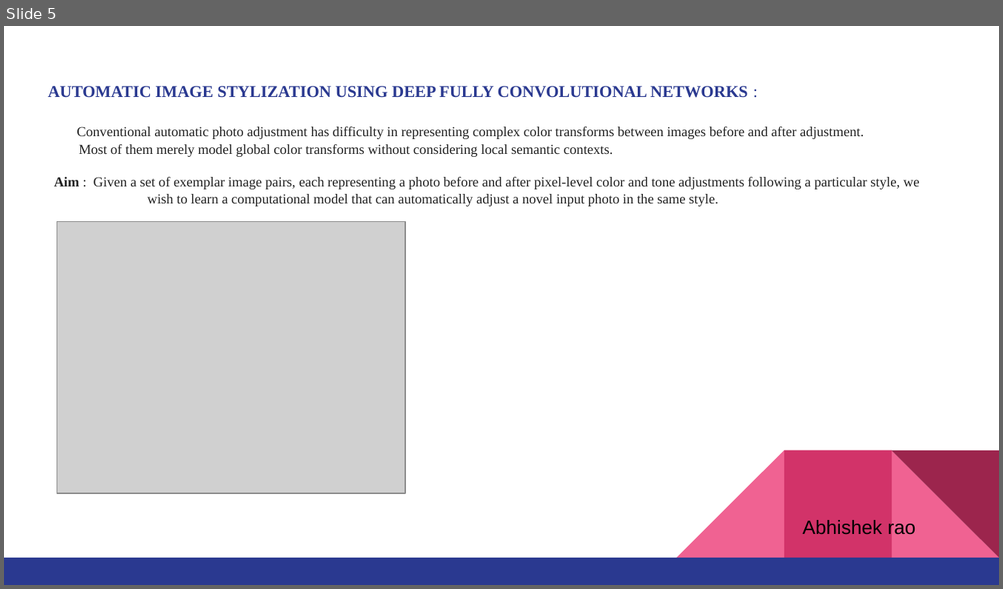
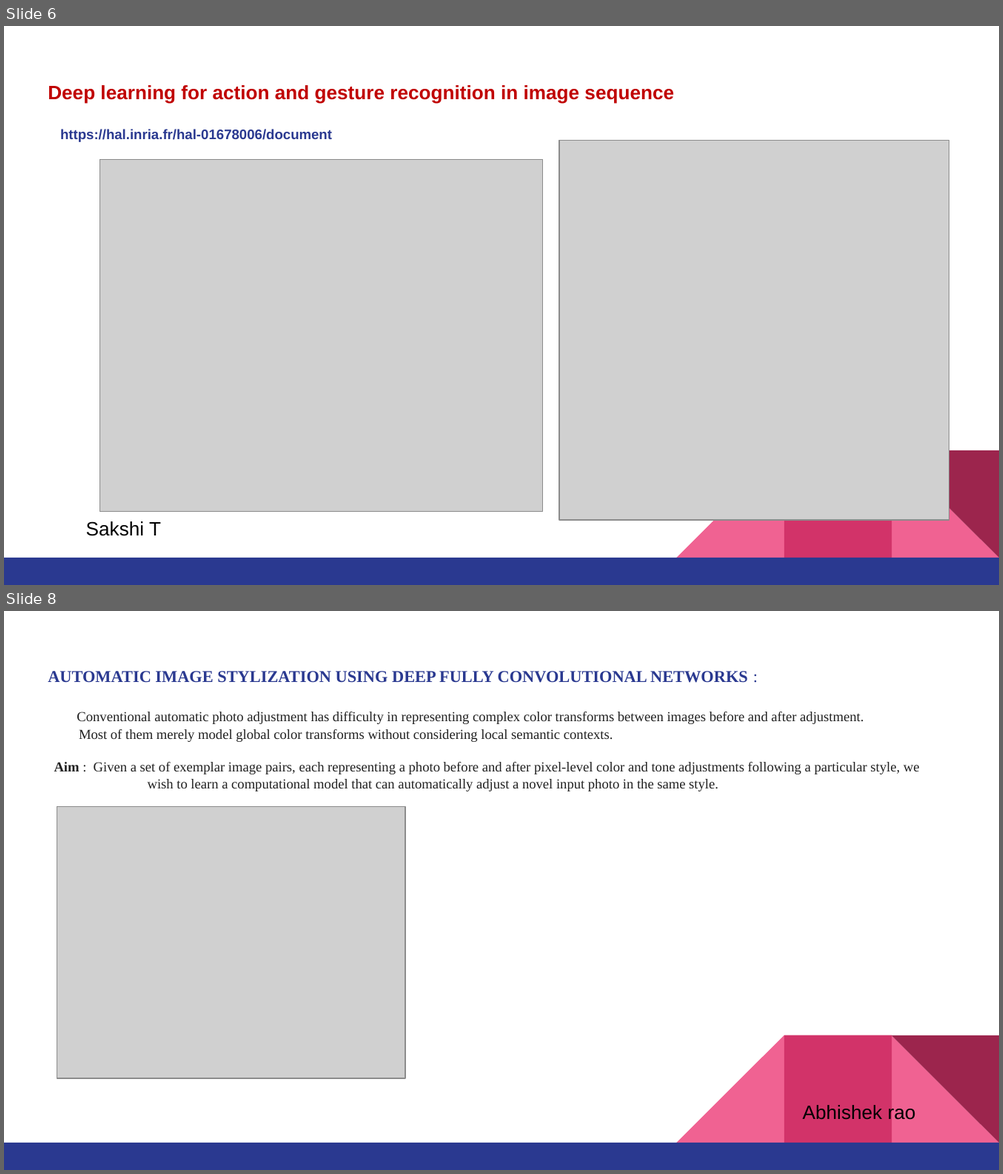
Before and after one commit to VarunBohara/Mini-Project-Documents, a slide deck: IDEAS FOR PROBLEM STATEMENT 5.pptx. Shown one above the other, each under a label of ours: slide 5 before the commit, slides 6 and 8 after it; the slides between them are not shown. The pictures are 1003x589 and 1003x1174 pixels, drawn with LibreOffice and Linux fonts; fonts in the diff are those of the drawing; grey boxes stand for pictures. Boxes give left, top, right and bottom in pixels: in the first picture for what was removed or moved away, otherwise in the second. Text is boxed around its words. In the diff, an @@ line names an element or a change of style, - is before the commit and + after.

```diff
--- a/IDEAS FOR PROBLEM STATEMENT 5.pptx
+++ b/IDEAS FOR PROBLEM STATEMENT 5.pptx
@@ slide 6 added at (4, 26, 999, 585), background #FFFFFF; not listed: 5 template elements that a slide beside it also shows @@
@@ title added at (48, 85, 674, 104), 14 pt, text #C00000, bold @@
+Deep learning for action and gesture recognition in image sequence
@@ text added at (60, 129, 332, 142), 10 pt, text #2A3990, bold @@
+https://hal.inria.fr/hal-01678006/document
@@ picture added at (559, 141, 949, 520) @@
@@ picture added at (99, 159, 542, 511) @@
@@ text added at (86, 522, 161, 537), 14 pt, text #000000 @@
+Sakshi T
@@ what was slide 5 is now slide 8 @@
```
Also in this commit, not shown: 1 slide changed, 3 other slides added, 1 slide removed.
